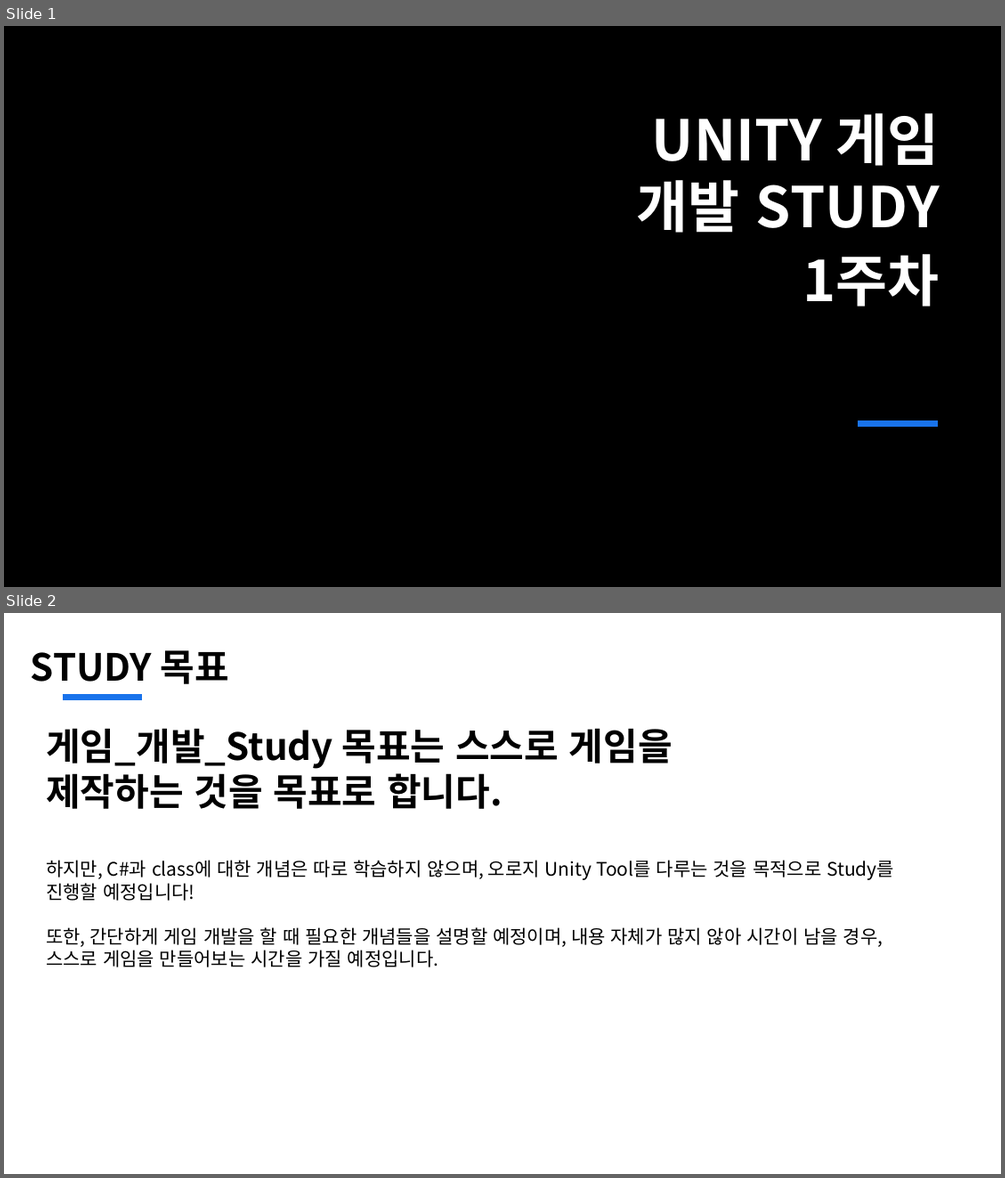
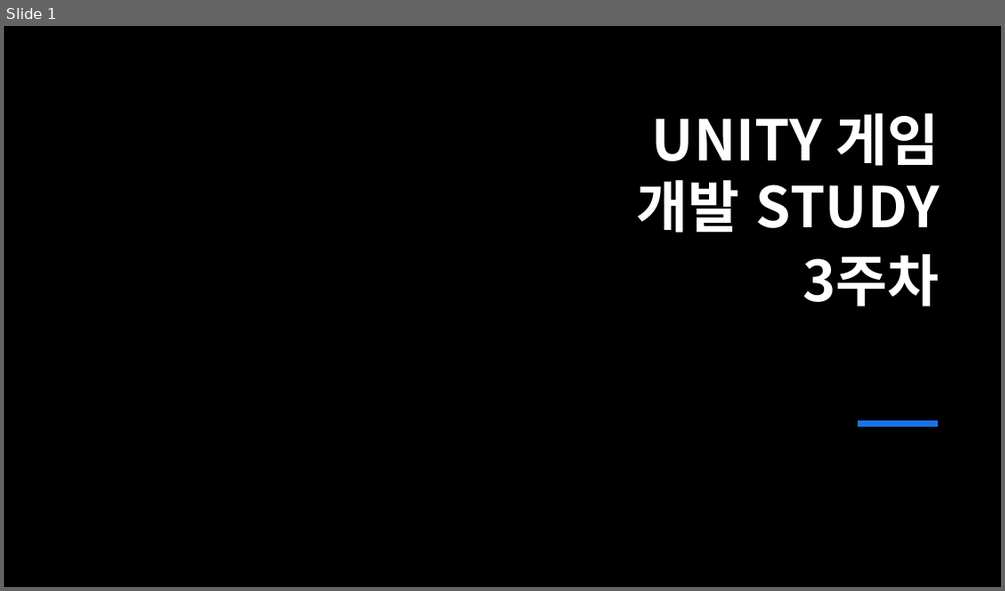
Before and after one commit to jsjin01/MJsec_Unity_Mentoring, a slide deck: MJsec_게임 개발 멘토링/MJsec_3주차.pptx. Shown one above the other, each under a label of ours: slides 1 and 2 before the commit, slide 1 after it. The pictures are 1005x1178 and 1005x591 pixels, drawn with LibreOffice and Linux fonts; fonts in the diff are those of the drawing; background and template pictures are left out. Boxes give left, top, right and bottom in pixels: in the first picture for what was removed or moved away, otherwise in the second. Text is boxed around its words. In the diff, an @@ line names an element or a change of style, - is before the commit and + after.

```diff
--- a/MJsec_게임 개발 멘토링/MJsec_3주차.pptx
+++ b/MJsec_게임 개발 멘토링/MJsec_3주차.pptx
@@ slide 2 removed at bbox=[4, 613, 1001, 1174], background #FFFFFF @@
@@ text removed at bbox=[31, 650, 229, 684] @@
-STUDY 목표
@@ line removed from (63, 698) to (142, 698) @@
@@ text removed at bbox=[46, 728, 894, 967] @@
-게임_개발_Study 목표는 스스로 게임을
-제작하는 것을 목표로 합니다.
-하지만, C#과 class에 대한 개념은 따로 학습하지 않으며, 오로지 Unity Tool를 다루는 것을 목적으로 Study를 진행할 예정입니다!
-또한, 간단하게 게임 개발을 할 때 필요한 개념들을 설명할 예정이며, 내용 자체가 많지 않아 시간이 남을 경우, 스스로 게임을 만들어보는 시간을 가질 예정입니다.
@@ slide 1 changed as well @@
@@ text at bbox=[802, 254, 939, 306]: text changed @@
-1주차
+3주차
```
Also in this commit, not shown: 8 other slides removed, 24 other files.
